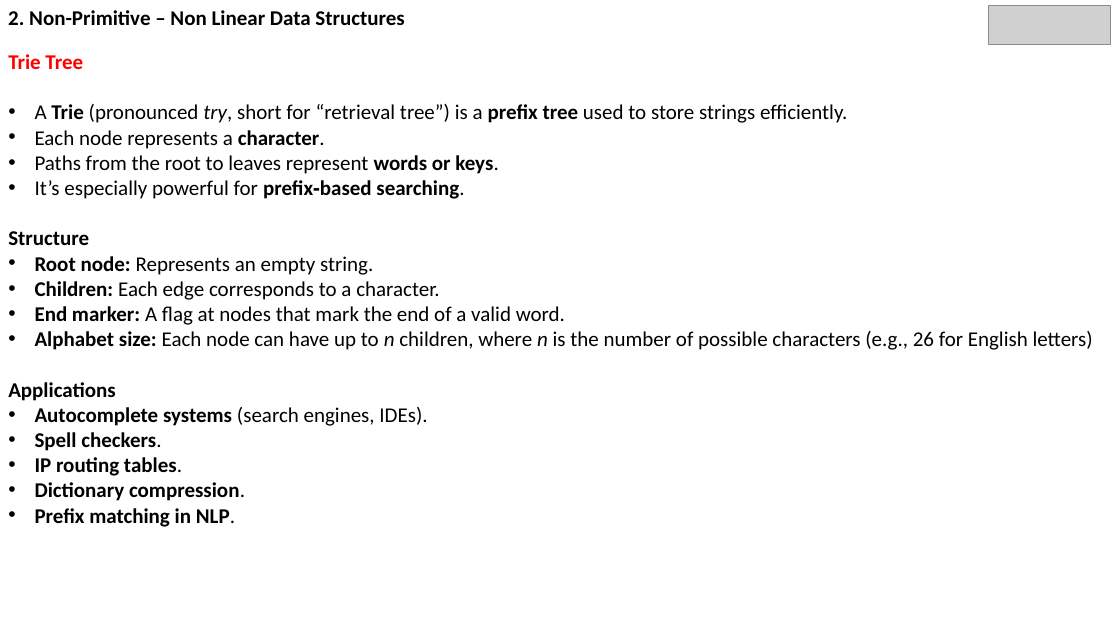
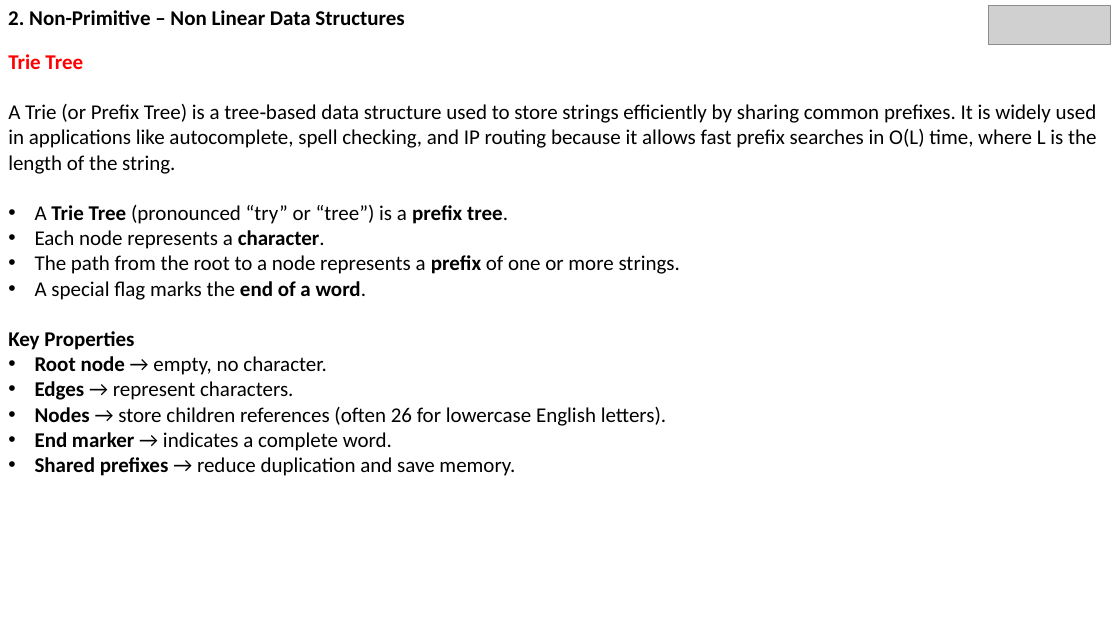
Before and after one commit to SMattaparthi-rgare/Non-Linear-Data-Structures-PPT, a slide deck: slide 42 of DataStructures3.pptx (slide 58 before the commit). Drawn at 1120x630 pixels with LibreOffice and Linux fonts; fonts in the diff are those of the drawing; grey boxes stand for pictures. Boxes give left, top, right and bottom in pixels: in the first picture for what was removed or moved away, otherwise in the second. Text is boxed around its words. In the diff, an @@ line names an element or a change of style, - is before the commit and + after.

Commit message:
modified

```diff
--- a/DataStructures3.pptx
+++ b/DataStructures3.pptx
@@ text at (8, 104, 1097, 224): text changed @@
-• A Trie (pronounced try, short for “retrieval tree”) is a prefix tree used to store strings efficiently.
+A Trie (or Prefix Tree) is a tree‑based data structure used to store strings efficiently by sharing common prefixes. It is widely used in applications like autocomplete, spell checking, and IP routing because it allows fast prefix searches in O(L) time, where L is the length of the string.
+• A Trie Tree (pronounced “try” or “tree”) is a prefix tree.
@@ text at (8, 255, 680, 476): text changed @@
-• Paths from the root to leaves represent words or keys.
-• It’s especially powerful for prefix‑based searching.
-Structure
-• Root node: Represents an empty string.
-• Children: Each edge corresponds to a character.
-• End marker: A flag at nodes that mark the end of a valid word.
-• Alphabet size: Each node can have up to n children, where n is the number of possible characters (e.g., 26 for English letters)
-Applications
-• Autocomplete systems (search engines, IDEs).
-• Spell checkers.
-• IP routing tables.
-• Dictionary compression.
-• Prefix matching in NLP.
+• The path from the root to a node represents a prefix of one or more strings.
+• A special flag marks the end of a word.
+Key Properties
+• Root node → empty, no character.
+• Edges → represent characters.
+• Nodes → store children references (often 26 for lowercase English letters).
+• End marker → indicates a complete word.
+• Shared prefixes → reduce duplication and save memory.
```
Also in this commit, not shown: 37 other slides changed, 7 slides added, 25 slides removed.
